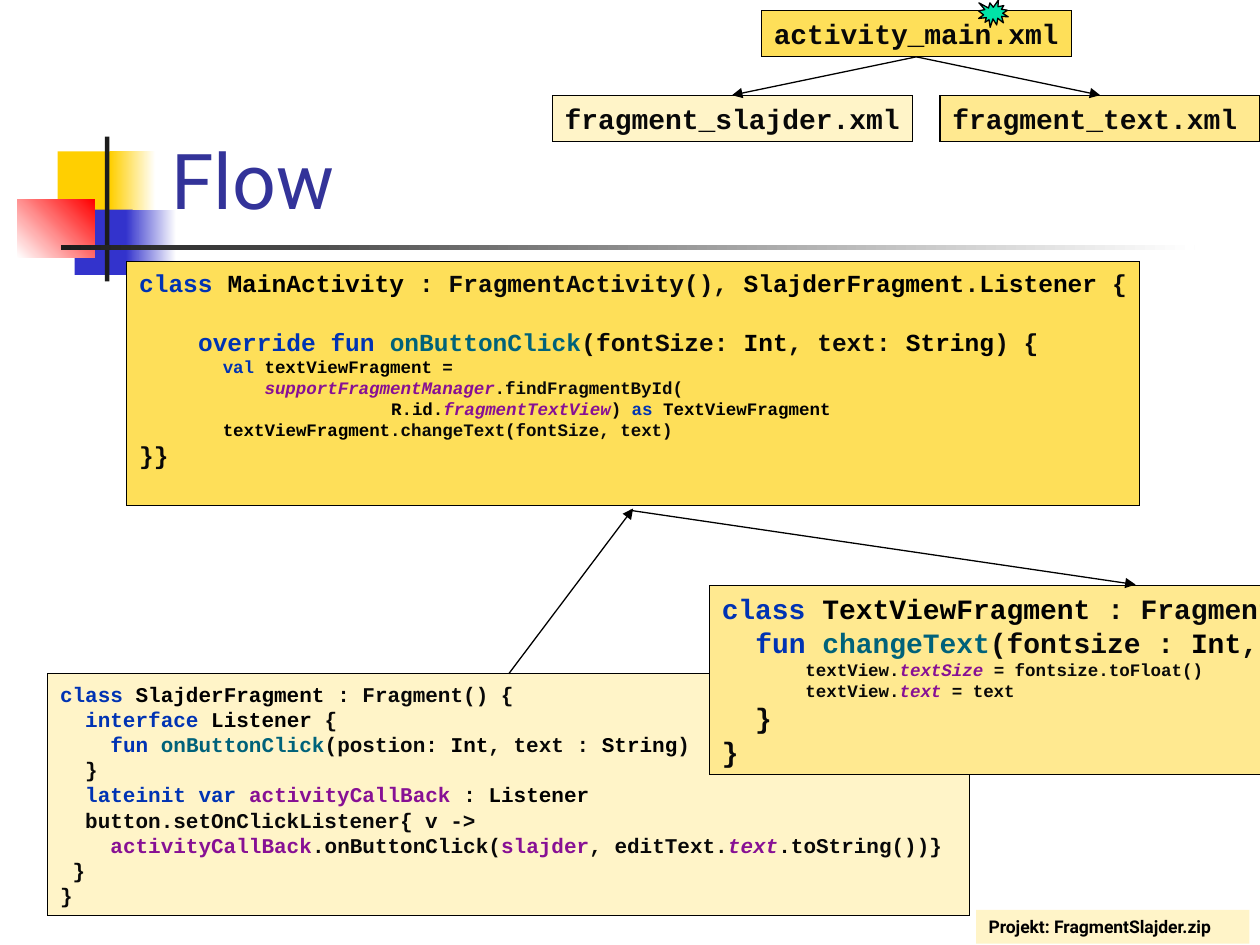
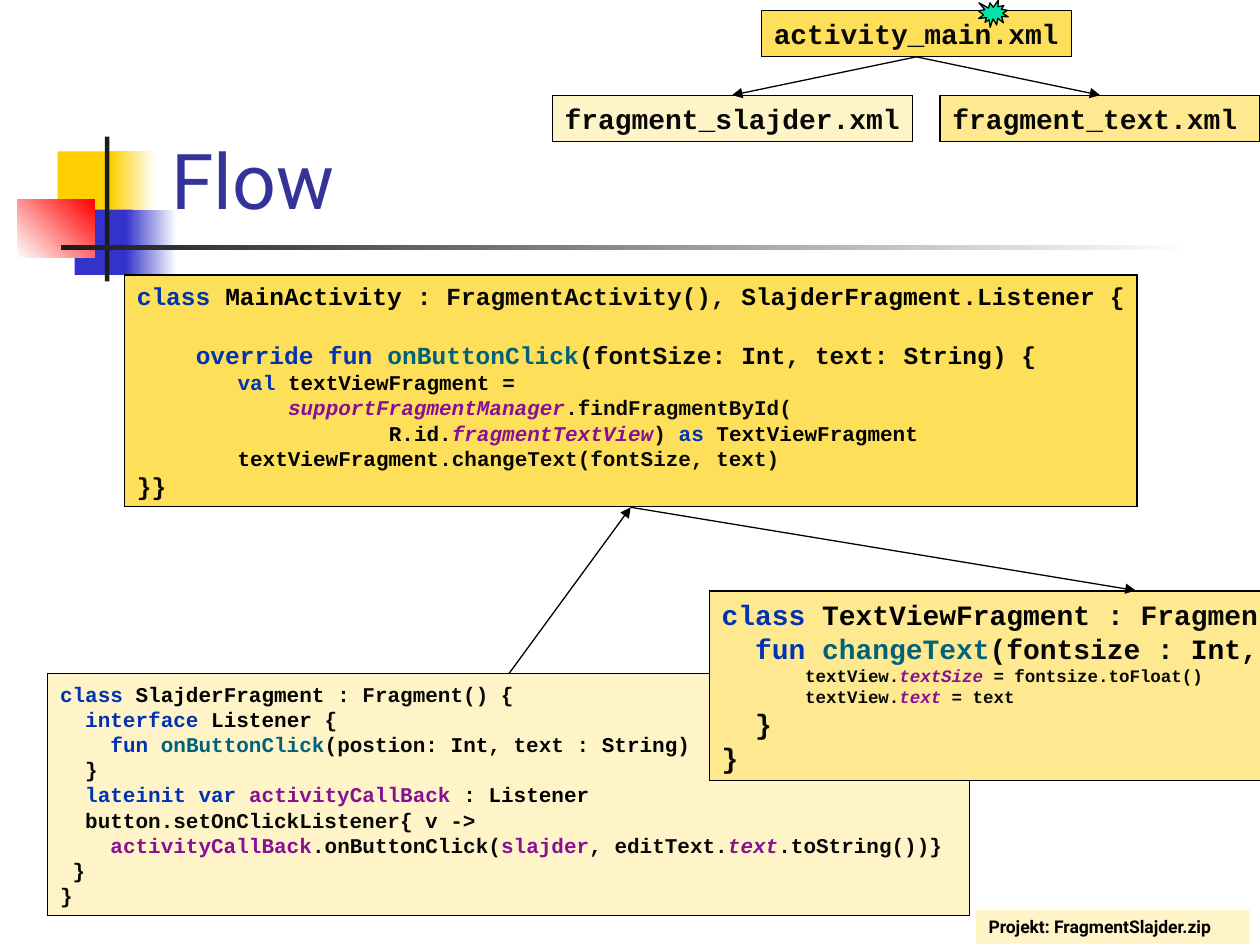
Before and after one commit to vmandro/Prednasky, a slide deck: slide 21 of 06/06_Android.ppt. Drawn at 1260x945 pixels with LibreOffice and Linux fonts; fonts in the diff are those of the drawing. Boxes give left, top, right and bottom in pixels: in the first picture for what was removed or moved away, otherwise in the second. Text is boxed around its words. In the diff, an @@ line names an element or a change of style, - is before the commit and + after.

```diff
--- a/06/06_Android.ppt
+++ b/06/06_Android.ppt
@@ rectangle "class MainActivity : FragmentActivity(), SlajderFragment.Lis ...": place and size @@
-rectangle "class MainActivity : FragmentActivity(), SlajderFragment.Lis ..." at bbox=[127, 261, 1140, 505]
+rectangle "class MainActivity : FragmentActivity(), SlajderFragment.Lis ..." at bbox=[125, 275, 1138, 507]
@@ rectangle "class MainActivity : FragmentActivity(), SlajderFragment.Lis ..." at bbox=[125, 275, 1138, 507]: size 10 to 12 pt in "val textViewFragment = supportFragmentManager.findFragmentBy ...", "R.id.fragmentTextView) as TextViewFragment textViewFragment. ..." @@
@@ arrow moved from (630, 510) - (1135, 585) to (631, 508) - (1135, 591) @@
@@ rectangle "class TextViewFragment : Fragment() { ...": place and size @@
-rectangle "class TextViewFragment : Fragment() { ..." at bbox=[709, 585, 1260, 774]
+rectangle "class TextViewFragment : Fragment() { ..." at bbox=[709, 591, 1260, 780]
```
Also in this commit, not shown: 7 other slides changed, 4 other files.
